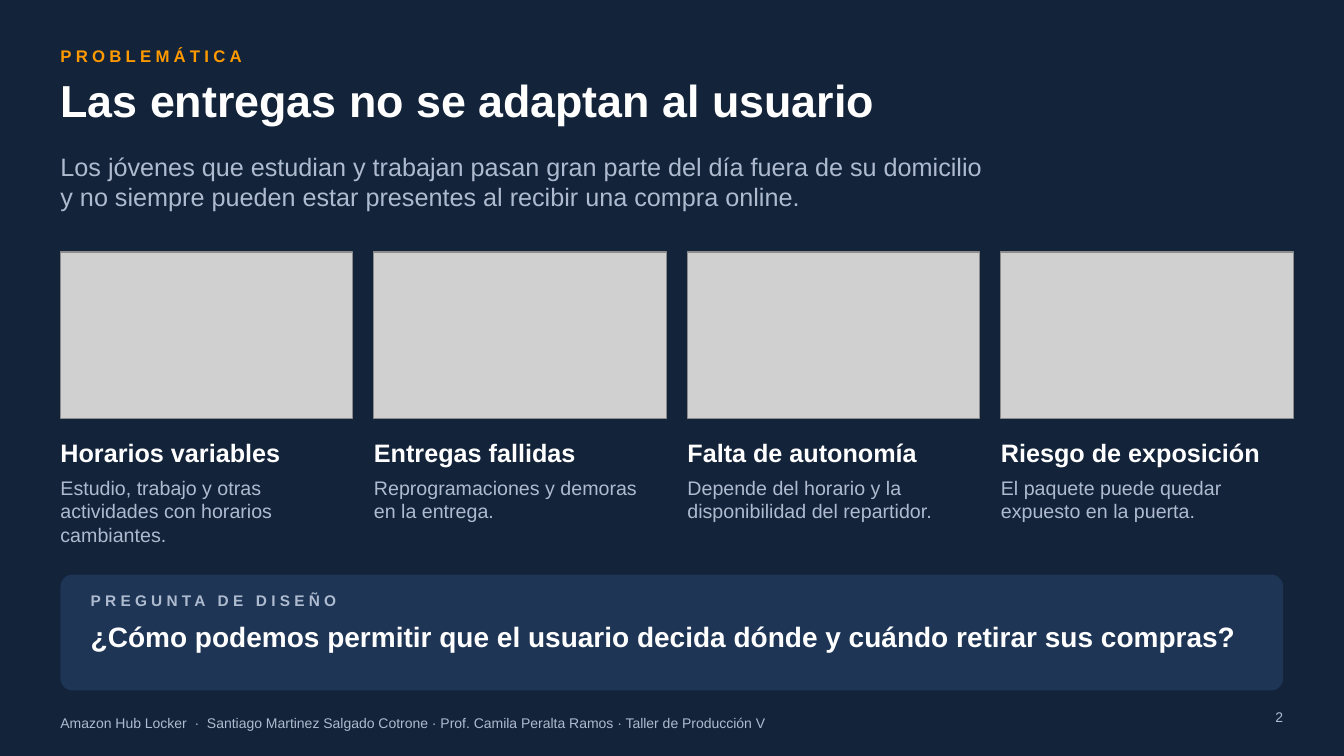
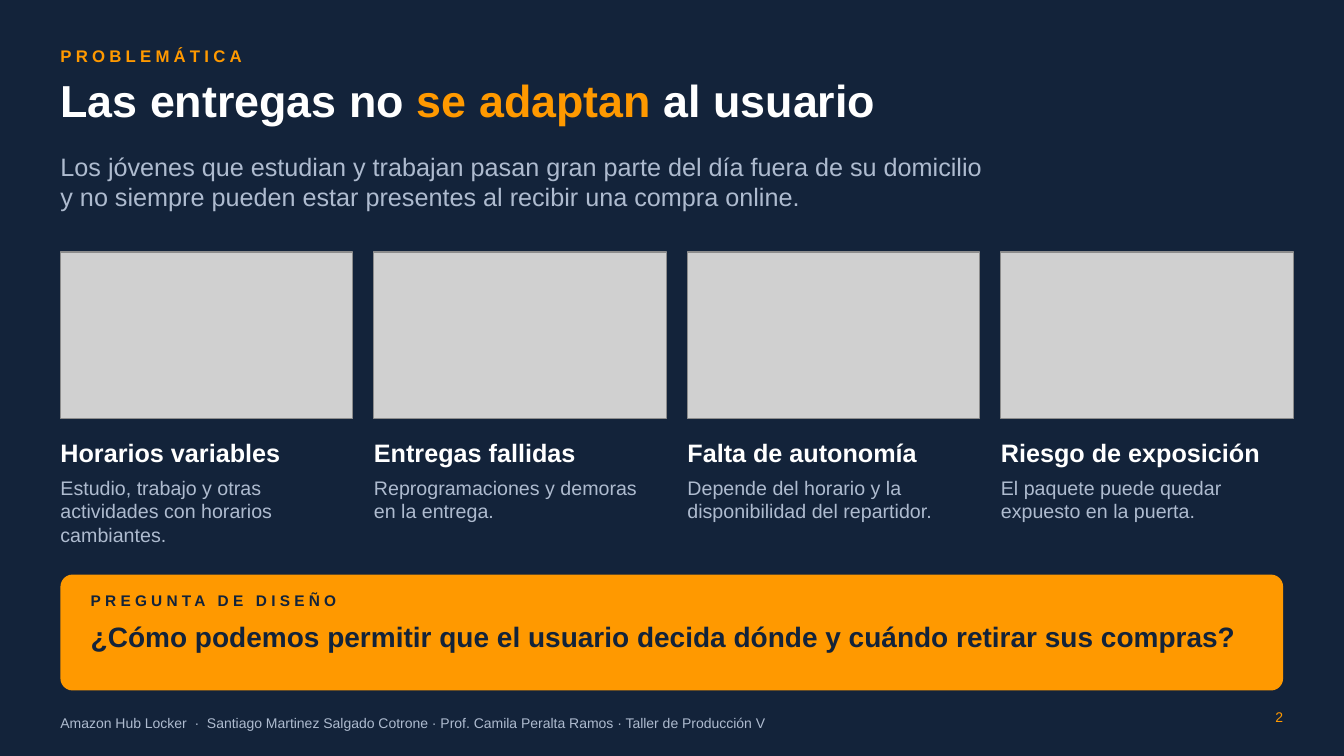
Before and after one commit to ramasalgado/Amazon-Proyecto, a slide deck: slide 2 of presentacion/Amazon-Hub-Locker-presentacion.pptx. Drawn at 1344x756 pixels with LibreOffice and Linux fonts; fonts in the diff are those of the drawing; grey boxes stand for pictures; background and template pictures are left out. Boxes give left, top, right and bottom in pixels: in the first picture for what was removed or moved away, otherwise in the second. Text is boxed around its words. In the diff, an @@ line names an element or a change of style, - is before the commit and + after.

```diff
--- a/presentacion/Amazon-Hub-Locker-presentacion.pptx
+++ b/presentacion/Amazon-Hub-Locker-presentacion.pptx
@@ title "Las entregas no se adaptan ..." at (60, 84, 875, 126): text colour #FFFFFF to #FF9900 in "se adaptan" @@
@@ rounded rectangle at (60, 575, 1284, 691): fill #1E3556 to #FF9900 @@
@@ text "PREGUNTA DE DISEÑO" at (91, 588, 494, 613): text colour #AEBBCF to #13233A @@
@@ text "¿Cómo podemos permitir que el ..." at (91, 626, 1235, 653): text colour #FFFFFF to #13233A @@
@@ page number at (1275, 712, 1283, 722): text colour #AEBBCF to #FF9900 @@
```
Also in this commit, not shown: 11 other slides changed, 1 other file.
